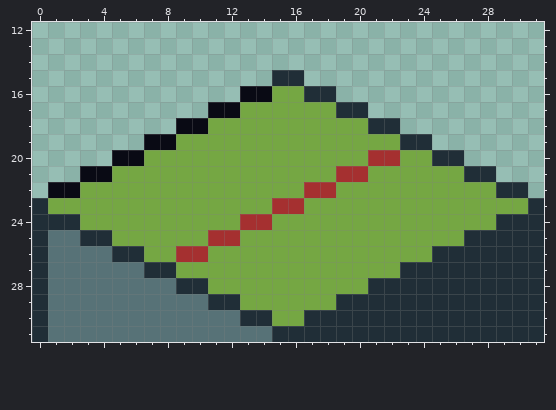
Pixel-art file: sprites/unitExample.ase. Above: the version before the commit.
32x32 pixels, 1 frame. Shown: x 0..31, y 12..31.
Now the later version:
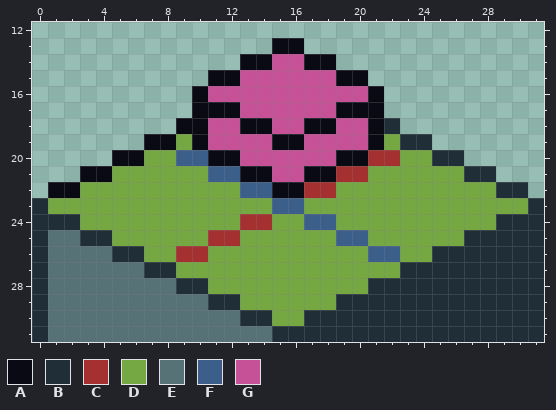
Palette (. is transparent): A #090a14  B #202e37  C #a53030  D #75a743  E #577277  F #3c5e8b  G #c65197
What changed:
--- layers "Layer 2", "Layer 1"
@@ x 7..24 @@
 12 ..................
-13 ..................
-14 ..................
-15 ........BB........
-16 ......AADDBB......
-17 ....AADDDDDDBB....
-18 ..AADDDDDDDDDDBB..
-19 AADDDDDDDDDDDDDDBB
-20 DDDDDDDDDDDDDDCCDD
-21 DDDDDDDDDDDDCCDDDD
-22 DDDDDDDDDDCCDDDDDD
-23 DDDDDDDDCCDDDDDDDD
-24 DDDDDDCCDDDDDDDDDD
-25 DDDDCCDDDDDDDDDDDD
-26 DDCCDDDDDDDDDDDDDD
+13 ........AA........
+14 ......AAGGAA......
+15 ....AAGGGGGGAA....
+16 ...AGGGGGGGGGGA...
+17 ...AAAGGGGGGAAA...
+18 ..AAGGAAGGAAGGAB..
+19 AADAGGGGAAGGGGADBB
+20 DDFFAAGGGGGGAACCDD
+21 DDDDFFAAGGAACCDDDD
+22 DDDDDDFFAACCDDDDDD
+23 DDDDDDDDFFDDDDDDDD
+24 DDDDDDCCDDFFDDDDDD
+25 DDDDCCDDDDDDFFDDDD
+26 DDCCDDDDDDDDDDFFDD
 27 BBDDDDDDDDDDDDDDBB
